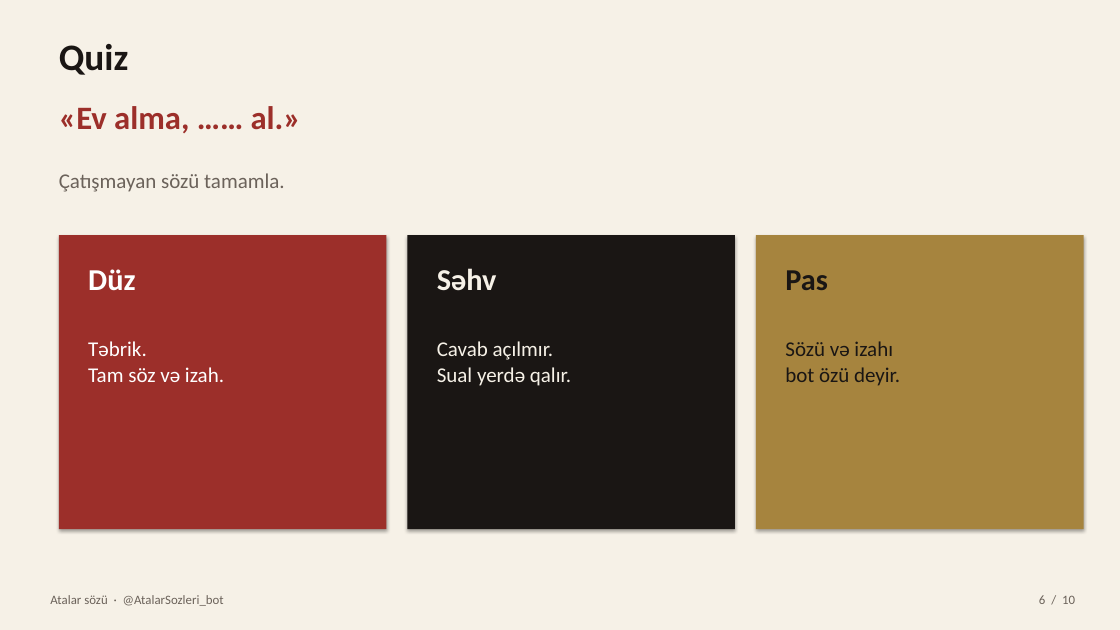
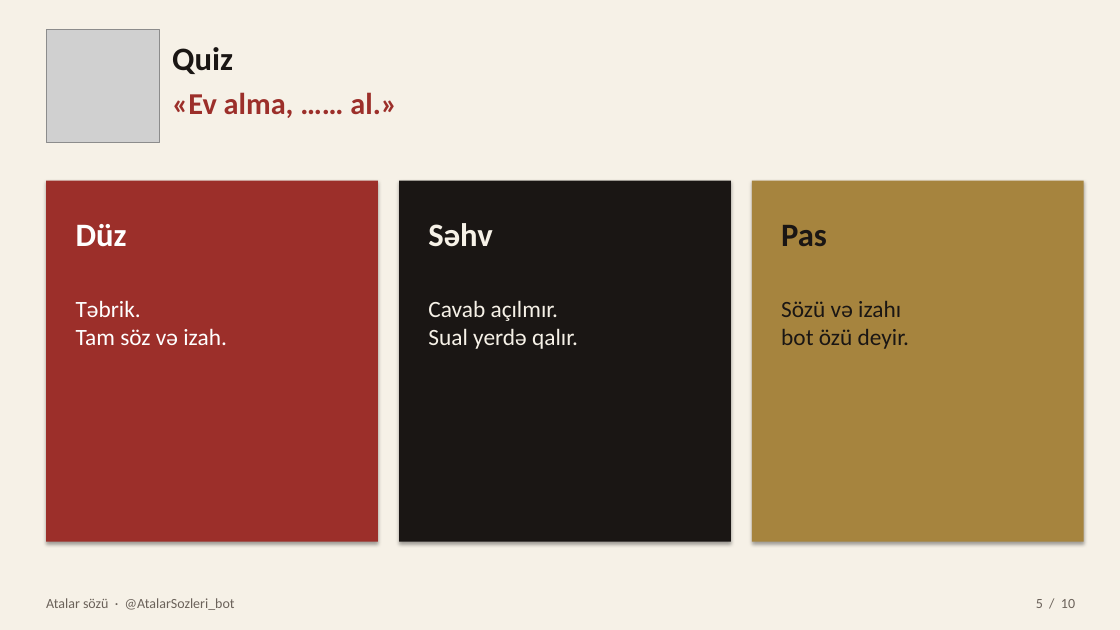
Before and after one commit to umud0s/atalar-sozu-bot, a slide deck: slide 5 of docs/Atalar-sozu-teqdimat.pptx (slide 6 before the commit). Drawn at 1120x630 pixels with LibreOffice and Linux fonts; fonts in the diff are those of the drawing; grey boxes stand for pictures. Boxes give left, top, right and bottom in pixels: in the first picture for what was removed or moved away, otherwise in the second. Text is boxed around its words. In the diff, an @@ line names an element or a change of style, - is before the commit and + after.

```diff
--- a/docs/Atalar-sozu-teqdimat.pptx
+++ b/docs/Atalar-sozu-teqdimat.pptx
@@ picture added at [46,29,160,143] @@
@@ text "Quiz": place and size @@
-text "Quiz" at [59,44,129,75]
+text "Quiz" at [172,47,233,74]
@@ text "Quiz" at [172,47,233,74]: size 32 to 28 pt @@
@@ text "«Ev alma, …… al.»": place and size @@
-text "«Ev alma, …… al.»" at [59,106,301,133]
+text "«Ev alma, …… al.»" at [172,92,397,118]
@@ text "«Ev alma, …… al.»" at [172,92,397,118]: size 28 to 26 pt @@
@@ text removed at [59,173,285,192] @@
-Çatışmayan sözü tamamla.
@@ rectangle: place and size @@
-rectangle at [59,235,386,529]
+rectangle at [46,181,378,542]
@@ rectangle: place and size @@
-rectangle at [408,235,735,529]
+rectangle at [399,181,731,542]
@@ rectangle: place and size @@
-rectangle at [756,235,1084,529]
+rectangle at [752,181,1084,542]
@@ size 26 to 28 pt in 3 elements at [781,225,827,246], [428,223,492,247], [76,224,127,246] @@
@@ text "Düz": place and size @@
-text "Düz" at [88,269,135,290]
+text "Düz" at [76,224,127,246]
@@ text "Səhv": place and size @@
-text "Səhv" at [437,268,497,291]
+text "Səhv" at [428,223,492,247]
@@ text "Pas": place and size @@
-text "Pas" at [785,270,828,290]
+text "Pas" at [781,225,827,246]
@@ size 18 to 20 pt in 3 elements at [781,301,909,349], [428,300,578,349], [76,300,227,345] @@
@@ text "Təbrik. Tam söz və izah.": place and size @@
-text "Təbrik. Tam söz və izah." at [88,341,224,382]
+text "Təbrik. Tam söz və izah." at [76,300,227,345]
@@ text "Cavab açılmır. Sual yerdə qalır.": place and size @@
-text "Cavab açılmır. Sual yerdə qalır." at [437,341,571,386]
+text "Cavab açılmır. Sual yerdə qalır." at [428,300,578,349]
@@ text "Sözü və izahı bot özü ...": place and size @@
-text "Sözü və izahı bot özü ..." at [785,341,900,386]
+text "Sözü və izahı bot özü ..." at [781,301,909,349]
@@ text "Atalar sözü · @AtalarSozleri_bot" at [46,598,235,610]: size 11 to 12 pt @@
@@ text at [1036,599,1075,608]: text changed; size 11 to 12 pt @@
-6 / 10
+5 / 10
```
Also in this commit, not shown: 5 other slides changed, 4 slides added, 4 slides removed, 1 other file.
